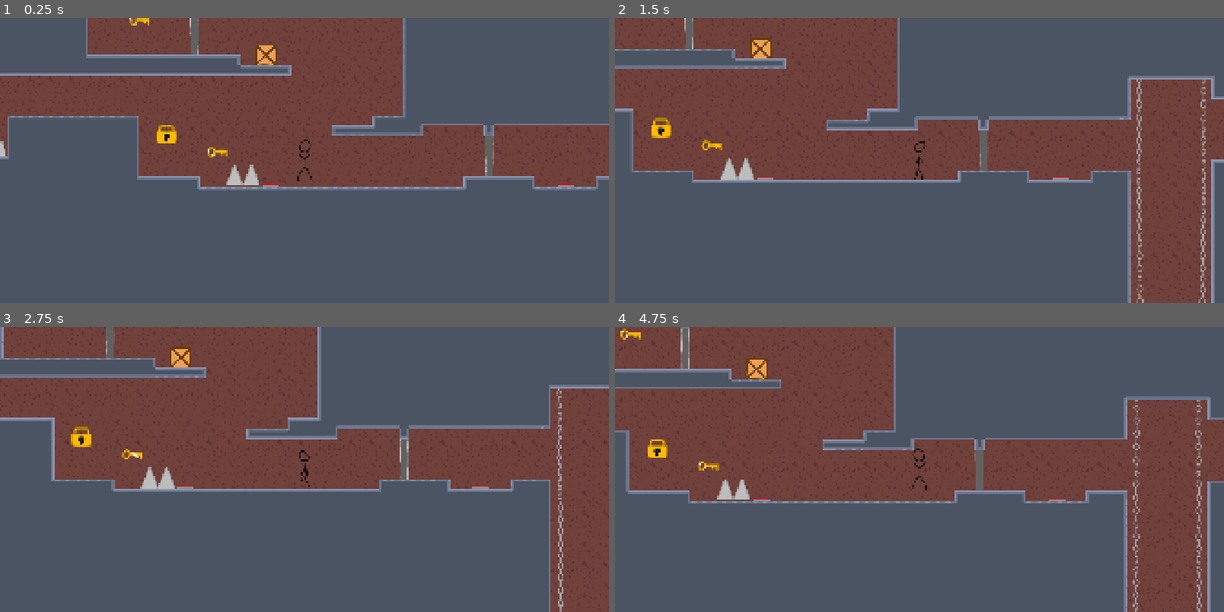
Above: before the commit, frames 1-4 (two rows, left to right).
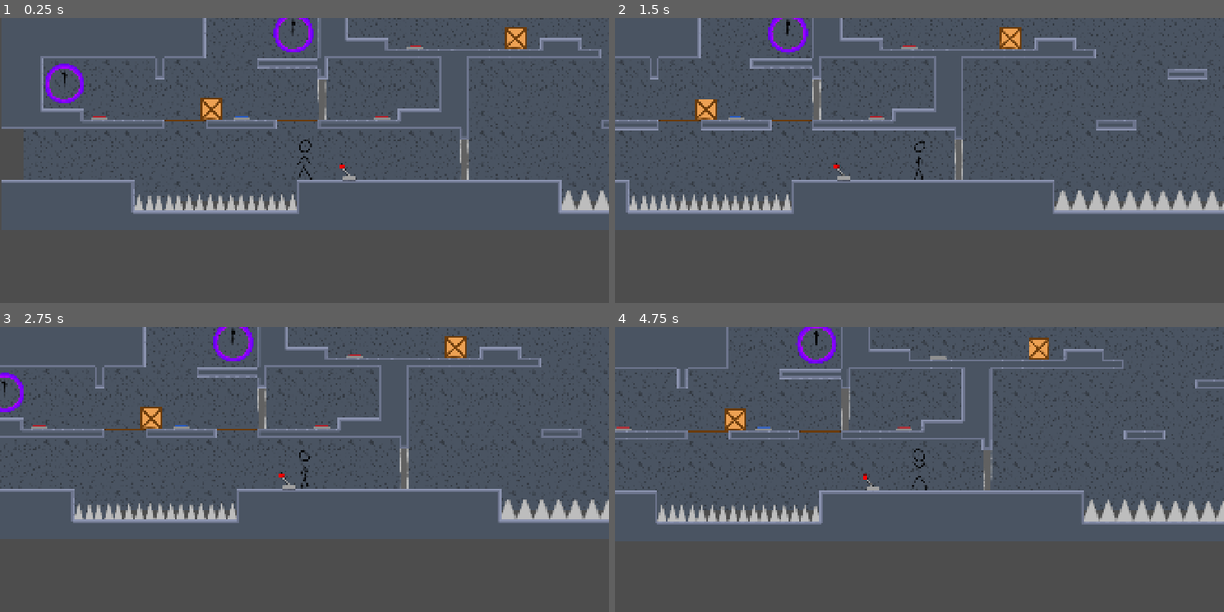
Above: after the commit, the same moments.

Repository: Crimbane/puzzle-platformer
Game: Godot game, scene res://Scenes/main.tscn
Same seed, same stepped clock (60 frames per second), same inputs: the game is played once before the commit and once after it.
Inputs:
- Up to frame 1 (0.25 s): no input
- Up to frame 2 (1.5 s): hold D (Move Right) from 0.53 s (still down); tap C (Crouch) at 0.6, 1.35 s; tap Space (Jump) at 0.77 s
- Up to frame 3 (2.75 s): tap Space (Jump) at 1.52 s; release D (Move Right) at 2.03 s; hold A (Move Left) from 2.03 s (still down); tap C (Crouch) at 2.1 s
- Up to frame 4 (4.75 s): release A (Move Left) at 2.78 s; hold D (Move Right) 2.78-4.28 s; tap C (Crouch) at 2.85, 3.6, 4.35 s; tap Space (Jump) at 3.02, 3.77, 4.52 s; hold A (Move Left) from 4.28 s (still down)

The runs differ from the first frame. In frame 1, 41% of the frame differs, in the area x 0-100%, y 0-69%; in frame 2, 47%; in frame 3, 45%; in frame 4, 49%, in the area x 0-100%, y 0-100%.

Commit message:
Platforms and Blue Buttons
- Added functionality to platforms.
  - You can jump through them from bellow.
  - And go through them from above by pressing S or Down arrow key.

- Added functionality to Blue Buttons.
  - They are only activated by players standing on them.
  - They will make platforms vanish.

- Fixed some bugs/issues from my yesterday's button code.

Diff:
--- a/Scenes/main.tscn
+++ b/Scenes/main.tscn
@@ -14,8 +14,7 @@
 [ext_resource type="PackedScene" uid="uid://d2bmvbksqq2fv" path="res://Scenes/lock.tscn" id="12_6iyac"]
 [ext_resource type="PackedScene" uid="uid://dxq2pjg1ba575" path="res://Scenes/portal.tscn" id="13_fdnlq"]
 [ext_resource type="Texture2D" uid="uid://c4yb8b7bjr6c4" path="res://Assets/Art/Tiles/Background.png" id="13_jkdf5"]
-[ext_resource type="Texture2D" uid="uid://kh7j283c4v32" path="res://Assets/Art/Wooden platform without edges.png" id="15_k12tt"]
-[ext_resource type="Texture2D" uid="uid://4ikl0k5nvxsh" path="res://Assets/Art/Wooden platform.png" id="16_h1bgf"]
+[ext_resource type="PackedScene" uid="uid://bwghxjlasmyb8" path="res://Scenes/wooden_platform.tscn" id="16_k12tt"]
 [ext_resource type="Texture2D" uid="uid://s2vrhoh0b4cr" path="res://Assets/Art/Lever.png" id="17_h1bgf"]
 
 [sub_resource type="TileSetAtlasSource" id="TileSetAtlasSource_wsu2k"]
@@ -109,8 +108,9 @@
 position = Vector2(1106, 1978)
 doors = [NodePath("../../Doors/Door5")]
 
-[node name="Button7" parent="Buttons" unique_id=1653987895 instance=ExtResource("5_21xkr")]
+[node name="Button7" parent="Buttons" unique_id=1653987895 node_paths=PackedStringArray("platforms") instance=ExtResource("5_21xkr")]
 position = Vector2(1552, 2426)
+platforms = [NodePath("../../Platforms/WoodenPlatform"), NodePath("../../Platforms/WoodenPlatform2")]
 buttonColor = "Blue"
 
 [node name="Spikes" type="Node" parent="." unique_id=2025316337]
@@ -197,11 +197,19 @@
 position = Vector2(995, 2319)
 scale = Vector2(0.8, 0.8)
 
+[node name="Platforms" type="Node" parent="." unique_id=602010607]
+
+[node name="WoodenPlatform" parent="Platforms" unique_id=404044254 groups=["Platforms"] instance=ExtResource("16_k12tt")]
+position = Vector2(1728, 2436)
+
+[node name="WoodenPlatform2" parent="Platforms" unique_id=1204757873 groups=["Platforms"] instance=ExtResource("16_k12tt")]
+position = Vector2(1376, 2436)
+
 [node name="Label" parent="." unique_id=33634530 instance=ExtResource("1_bo1nx")]
 text = "Secret text"
 
 [node name="Player" parent="." unique_id=1687183133 instance=ExtResource("2_8gbba")]
-position = Vector2(3178, 564)
+position = Vector2(1752, 2549)
 
 [node name="Level design ref" type="Sprite2D" parent="." unique_id=1381956689]
 visible = false
@@ -233,14 +241,6 @@
 [node name="Lock" parent="." unique_id=1539881253 instance=ExtResource("12_6iyac")]
 position = Vector2(2743, 537)
 
-[node name="WoodenPlatformWithoutEdges" type="Sprite2D" parent="." unique_id=2085124333]
-position = Vector2(1728, 2436)
-texture = ExtResource("15_k12tt")
-
-[node name="WoodenPlatform" type="Sprite2D" parent="." unique_id=1087230453]
-position = Vector2(1376, 2436)
-texture = ExtResource("16_h1bgf")
-
 [node name="Lever" type="Sprite2D" parent="." unique_id=1368093583]
 position = Vector2(1894, 2606)
 texture = ExtResource("17_h1bgf")
--- a/Scenes/player.tscn
+++ b/Scenes/player.tscn
@@ -127,4 +127,8 @@
 scale = Vector2(0.4, 0.4)
 texture = ExtResource("10_tx1dd")
 
+[node name="CheckForPlatform" type="RayCast2D" parent="." unique_id=840848592]
+position = Vector2(0, 62.5)
+target_position = Vector2(0, 10)
+
 [connection signal="hit" from="." to="." method="_on_hit"]
--- /dev/null
+++ b/Scenes/wooden_platform.tscn
@@ -0,0 +1,16 @@
+[gd_scene format=3 uid="uid://bwghxjlasmyb8"]
+
+[ext_resource type="Texture2D" uid="uid://4ikl0k5nvxsh" path="res://Assets/Art/Wooden platform.png" id="1_16mcu"]
+
+[sub_resource type="RectangleShape2D" id="RectangleShape2D_fjc7g"]
+size = Vector2(128, 8)
+
+[node name="WoodenPlatform" type="StaticBody2D" unique_id=404044254]
+metadata/_edit_group_ = true
+
+[node name="WoodenPlatform" type="Sprite2D" parent="." unique_id=1914601371]
+texture = ExtResource("1_16mcu")
+
+[node name="CollisionShape2D" type="CollisionShape2D" parent="." unique_id=1389986845]
+shape = SubResource("RectangleShape2D_fjc7g")
+one_way_collision = true
--- a/Scripts/button.gd
+++ b/Scripts/button.gd
@@ -1,9 +1,10 @@
 @tool
 extends Area2D
 
-signal button_pressed(door, closedPosition, openedPosition)
-signal button_unpressed(door, closedPosition, openedPosition)
+#signal button_pressed(closedPosition, openedPosition)
+#signal button_unpressed(closedPosition, openedPosition)
 
+@export var platforms: Array[StaticBody2D]
 @export var doors: Array[AnimatableBody2D]
 var doorPositions: Array[Vector2]
 
@@ -19,32 +20,55 @@
 	updateSprite()
 
 	for door in doors:
-		self.button_pressed.connect(door._on_button_pressed)
-		self.button_unpressed.connect(door._on_button_unpressed)
-		doorPositions.append(Vector2(door.position.y, door.position.y-128))
-		if door.inverted:
-			door.position.y -= 128
+		if door != null:
+			#self.button_pressed.connect(door._on_button_pressed)
+			#self.button_unpressed.connect(door._on_button_unpressed)
+			doorPositions.append(Vector2(door.position.y, door.position.y-128))
+			if door.inverted:
+				door.position.y -= 128
 
 func _on_body_entered(body: Node2D) -> void:
-	if body.is_in_group("Boxes"):
-		count += 1
-		if not entered && count >= 1:
-			entered = true
-			$AnimatedSprite2D.frame = 1
-			for door in doors:
-				var i = doors.find(door)
-				button_pressed.emit(door, doorPositions[i].x, doorPositions[i].y)
+	if buttonColor == "Red":
+		if body.is_in_group("Boxes"):
+			count += 1
+			if not entered && count >= 1:
+				entered = true
+				$AnimatedSprite2D.frame = 1
+				for door in doors:
+					if door != null:
+						var i = doors.find(door)
+						door.on_button_pressed(doorPositions[i].x, doorPositions[i].y)
+	elif buttonColor == "Blue":
+		if body.is_in_group("Player"):
+			if not entered:
+				entered = true
+				$AnimatedSprite2D.frame = 1
+				for platform in platforms:
+					if platform != null:
+						platform.visible = false
+						platform.collision_layer = 0
 
 
 func _on_body_exited(body: Node2D) -> void:
-	if body.is_in_group("Boxes"):
-		count -= 1
-		if entered && count < 1:
-			entered = false
-			$AnimatedSprite2D.frame = 0
-			for door in doors:
-				var i = doors.find(door)
-				button_unpressed.emit(door, doorPositions[i].x, doorPositions[i].y)
+	if buttonColor == "Red":
+		if body.is_in_group("Boxes"):
+			count -= 1
+			if entered && count < 1:
+				entered = false
+				$AnimatedSprite2D.frame = 0
+				for door in doors:
+					if door != null:
+						var i = doors.find(door)
+						door.on_button_unpressed(doorPositions[i].x, doorPositions[i].y)
+	elif buttonColor == "Blue":
+		if body.is_in_group("Player"):
+			if entered:
+				entered = false
+				$AnimatedSprite2D.frame = 0
+				for platform in platforms:
+					if platform != null:
+						platform.visible = true
+						platform.collision_layer = 1
 
 func updateSprite() -> void:
 	var animatedSprite = get_node_or_null("AnimatedSprite2D")
--- a/Scripts/door.gd
+++ b/Scripts/door.gd
@@ -4,8 +4,8 @@
 var opened = false
 
 
-func _on_button_pressed(door, closedPosition, openedPosition) -> void:
-	if not opened && door == self:
+func on_button_pressed(closedPosition, openedPosition) -> void:
+	if not opened:
 		opened = true
 		if not inverted:
 			var tween = create_tween()
@@ -15,8 +15,8 @@
 			tween.tween_property(self,"position:y", closedPosition, 0.5)
 
 
-func _on_button_unpressed(door, closedPosition, openedPosition) -> void:
-	if opened && door == self:
+func on_button_unpressed(closedPosition, openedPosition) -> void:
+	if opened:
 		opened = false
 		if not inverted:
 			var tween = create_tween()
--- a/Scripts/player.gd
+++ b/Scripts/player.gd
@@ -84,6 +84,11 @@
 		$Sprite2D.scale *= 2.0
 		currentSpeed = WALK_SPEED
 
+	if Input.is_action_just_pressed("Go Down"):
+		var col = $CheckForPlatform.get_collider()
+		if col != null && col.is_in_group("Platforms"):
+			position.y += 1
+
 	# Get the input direction and handle the movement/deceleration.
 	# As good practice, you should replace UI actions with custom gameplay actions.
 	var direction := Input.get_axis("Move Left", "Move Right")
--- a/project.godot
+++ b/project.godot
@@ -25,6 +25,7 @@
 [global_group]
 
 Boxes=""
+Platforms=""
 
 [input]
 
@@ -53,6 +54,12 @@
 , Object(InputEventKey,"resource_local_to_scene":false,"resource_name":"","device":-1,"window_id":0,"alt_pressed":false …(186 unchanged characters)…
 ]
 }
+"Go Down"={
+"deadzone": 0.2,
+"events": [Object(InputEventKey,"resource_local_to_scene":false,"resource_name":"","device":-1,"window_id":0,"alt_pressed":false,"shift_pressed":false,"ctrl_pressed":false,"meta_pressed":false,"pressed":false,"keycode":0,"physical_keycode":83,"key_label":0,"unicode":115,"location":0,"echo":false,"script":null)
+, Object(InputEventKey,"resource_local_to_scene":false,"resource_name":"","device":-1,"window_id":0,"alt_pressed":false,"shift_pressed":false,"ctrl_pressed":false,"meta_pressed":false,"pressed":false,"keycode":0,"physical_keycode":4194322,"key_label":0,"unicode":0,"location":0,"echo":false,"script":null)
+]
+}
 
 [layer_names]
 
